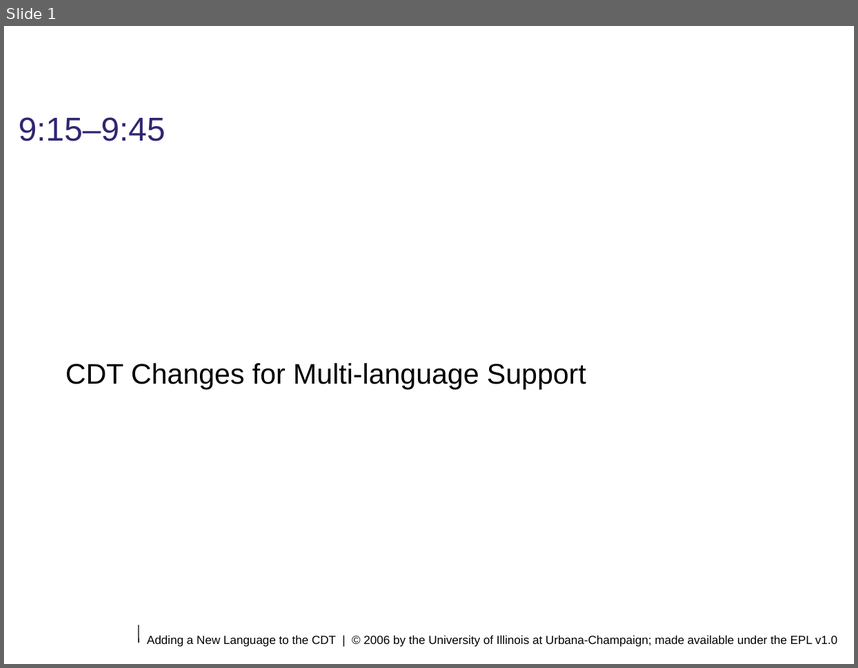
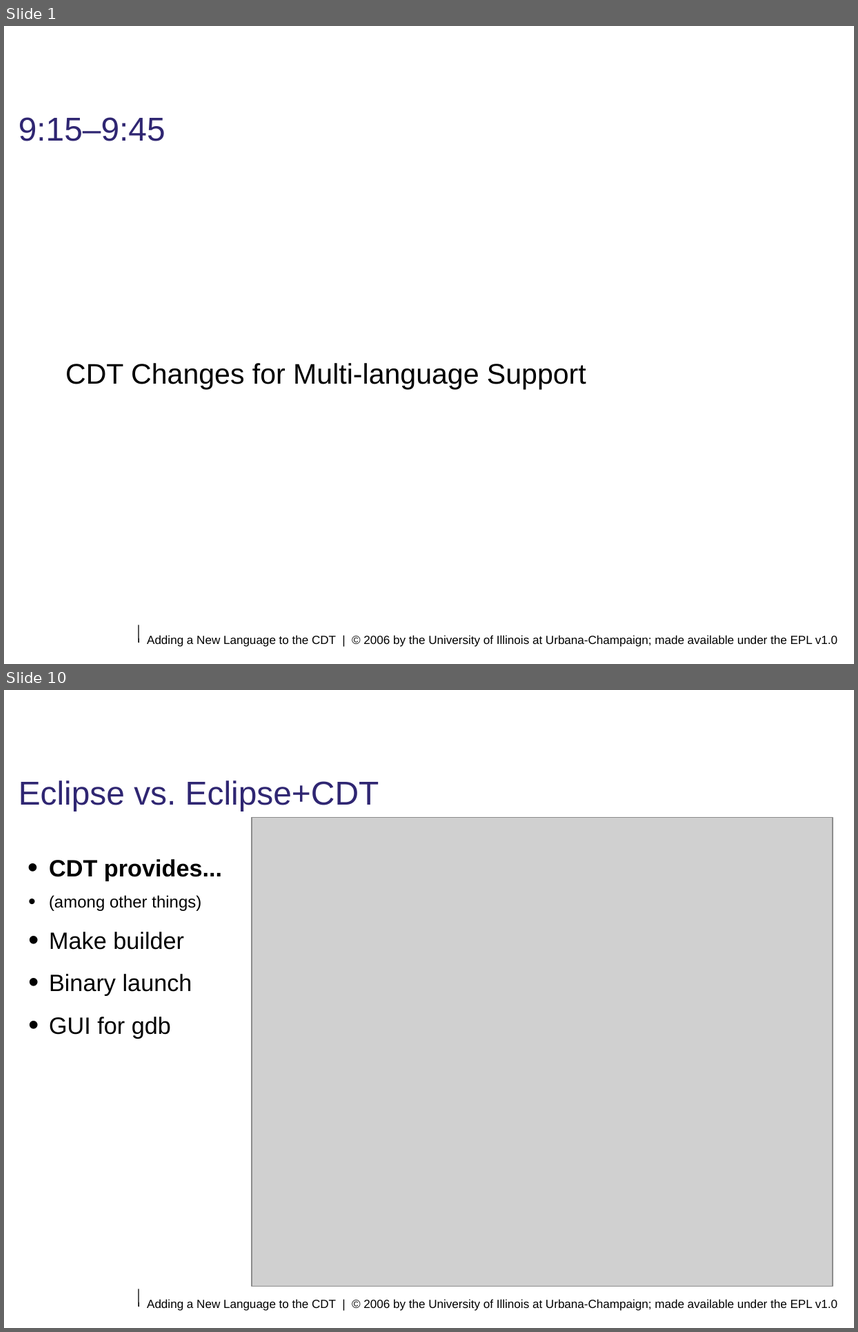
Before and after one commit to eclipse-ptp/ptp.photran, a slide deck: org.eclipse.photran-dev-docs/eclipsecon-2006/cdt-changes-for-multilanguage-support.odp. Shown one above the other, each under a label of ours: slide 1 before the commit, slides 1 and 10 after it; the slides between them are not shown. The pictures are 858x668 and 858x1332 pixels, drawn with LibreOffice and Linux fonts; fonts in the diff are those of the drawing; grey boxes stand for pictures; background and template pictures are left out. Boxes give left, top, right and bottom in pixels: in the first picture for what was removed or moved away, otherwise in the second. Text is boxed around its words. In the diff, an @@ line names an element or a change of style, - is before the commit and + after.

```diff
--- a/org.eclipse.photran-dev-docs/eclipsecon-2006/cdt-changes-for-multilanguage-support.odp
+++ b/org.eclipse.photran-dev-docs/eclipsecon-2006/cdt-changes-for-multilanguage-support.odp
@@ slide 10 added at (x1=4, y1=690, x2=854, y2=1328), background #FFFFFF; not listed: 2 template elements that a slide beside it also shows @@
@@ title added at (x1=18, y1=780, x2=379, y2=811), 28 pt, text #2F2672 @@
+Eclipse vs. Eclipse+CDT
@@ picture added at (x1=252, y1=818, x2=833, y2=1286) @@
@@ text added at (x1=49, y1=859, x2=222, y2=1038), 20 pt, text #000000 @@
+• CDT provides...
+• (among other things)
+• Make builder
+• Binary launch
+• GUI for gdb
```
Also in this commit, not shown: 20 other slides added.
